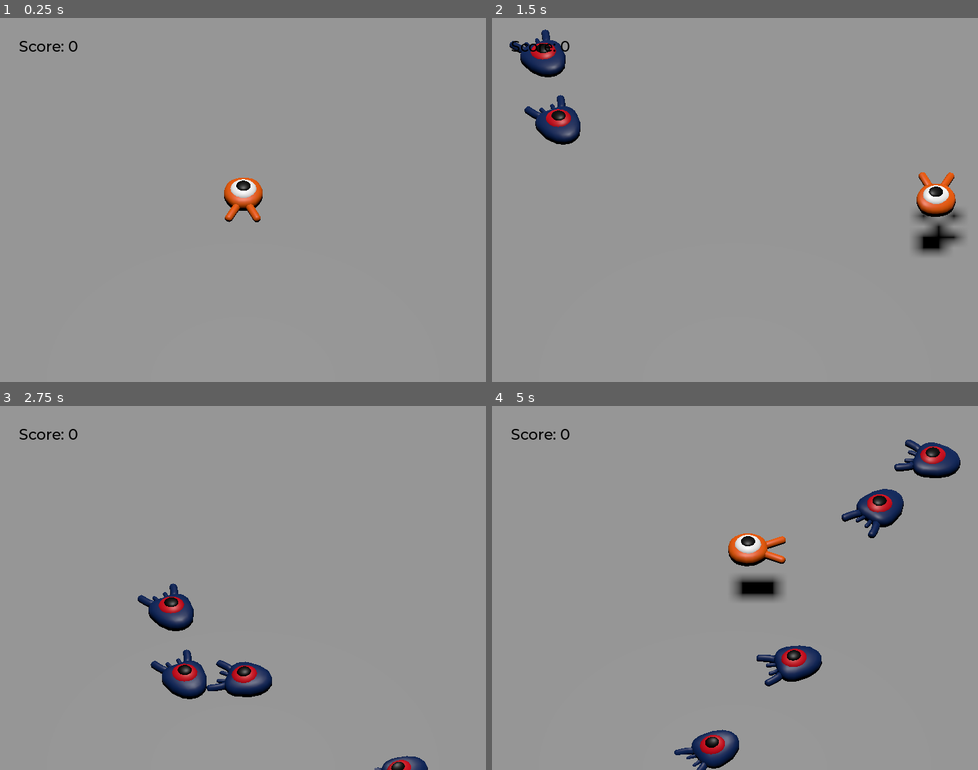
Above: before the commit, frames 1-4 (two rows, left to right).
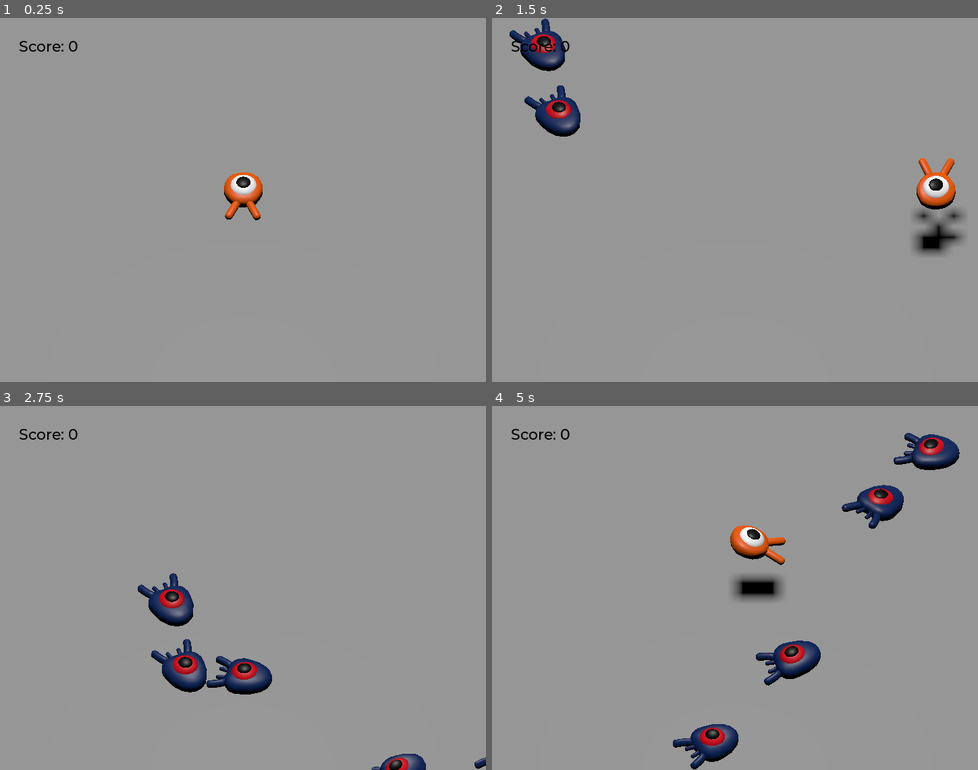
Above: after the commit, the same moments.

Repository: simonolander/godot-creeps
Game: Godot game, scene res://main.tscn
The game is run twice, just before and just after one commit, with the same random seed, the same clock (stepped at 60 frames per second) and the same inputs.
Inputs:
- Up to frame 1 (0.25 s): no input
- Up to frame 2 (1.5 s): tap Enter (ui_accept) at 0.5 s; hold Right (move_right) 0.53-1.28 s; hold Space (jump) 0.53-1.28 s; hold S (move_back) from 1.28 s (still down); tap Space (jump) at 1.35 s
- Up to frame 3 (2.75 s): tap Space (jump) at 1.52, 1.82 s; release S (move_back) at 2.03 s; hold Right (move_right) from 2.03 s (still down); hold Space (jump) from 2.03 s (still down)
- Up to frame 4 (5 s): release Right (move_right) at 2.78 s; release Space (jump) at 2.78 s; hold Up (move_forward) 2.78-3.53 s; tap Space (jump) at 2.85, 3.02, 3.32, 4.35, 4.52, 4.82 s; hold Space (jump) 3.53-4.28 s; hold Left (move_left) from 3.53 s (still down)

The runs differ from the first frame. In frame 1, 0.7% of the frame differs, in the area x 46-55%, y 42-57%; in frame 2, 2.9%; in frame 3, 3.0%; in frame 4, 4.8%, in the area x 37-97%, y 7-100%.

Commit message:
Add animations

Diff:
--- a/mob.gd
+++ b/mob.gd
@@ -14,6 +14,7 @@
 	rotate_y(randf_range(-PI/4, PI/4))
 	velocity = Vector3.FORWARD * speed
 	velocity = velocity.rotated(Vector3.UP, rotation.y)
+	$AnimationPlayer.speed_scale = 4 * speed / max_speed
 
 
 func _on_visible_on_screen_notifier_3d_screen_exited():
--- a/mob.tscn
+++ b/mob.tscn
@@ -1,10 +1,44 @@
-[gd_scene load_steps=4 format=3 uid="uid://b0oiryjxab2ga"]
+[gd_scene load_steps=6 format=3 uid="uid://b0oiryjxab2ga"]
 
 [ext_resource type="PackedScene" uid="uid://c0hahqpav7yt3" path="res://art/mob.glb" id="1_amxje"]
 [ext_resource type="Script" path="res://mob.gd" id="1_xuimp"]
 
 [sub_resource type="BoxShape3D" id="BoxShape3D_p82dk"]
 size = Vector3(1.63925, 0.9, 2.15623)
+
+[sub_resource type="Animation" id="Animation_r8750"]
+resource_name = "float"
+length = 1.2
+loop_mode = 1
+tracks/0/type = "value"
+tracks/0/imported = false
+tracks/0/enabled = true
+tracks/0/path = NodePath("Pivot/Character:position")
+tracks/0/interp = 1
+tracks/0/loop_wrap = true
+tracks/0/keys = {
+"times": PackedFloat32Array(0.2, 0.7, 1.2),
+"transitions": PackedFloat32Array(0.420448, 2.07053, 1),
+"update": 0,
+"values": [Vector3(0, 0, 0), Vector3(0, 0.65, 0), Vector3(0, 0.35, 0)]
+}
+tracks/1/type = "value"
+tracks/1/imported = false
+tracks/1/enabled = true
+tracks/1/path = NodePath("Pivot/Character:rotation")
+tracks/1/interp = 1
+tracks/1/loop_wrap = true
+tracks/1/keys = {
+"times": PackedFloat32Array(0.1, 0.5, 1.2),
+"transitions": PackedFloat32Array(0.420448, 0.450625, 1),
+"update": 0,
+"values": [Vector3(0, 0, 0), Vector3(0.139626, 0, 0), Vector3(-0.15708, 0, 0)]
+}
+
+[sub_resource type="AnimationLibrary" id="AnimationLibrary_g5db5"]
+_data = {
+"float": SubResource("Animation_r8750")
+}
 
 [node name="Mob" type="CharacterBody3D" groups=["mob"]]
 collision_layer = 2
@@ -14,6 +48,7 @@
 [node name="Pivot" type="Node3D" parent="."]
 
 [node name="Character" parent="Pivot" instance=ExtResource("1_amxje")]
+transform = Transform3D(1, 0, 0, 0, 0.987688, 0.156434, 0, -0.156434, 0.987688, 0, 0.35, 0)
 
 [node name="CollisionShape3D" type="CollisionShape3D" parent="."]
 transform = Transform3D(1, 0, 0, 0, 1, 0, 0, 0, 1, 0, 0.45, 0)
@@ -23,4 +58,10 @@
 transform = Transform3D(1, 0, 0, 0, 1, 0, 0, 0, 1, 0, 0.381347, 0.251618)
 aabb = AABB(-1.25578, -0.696989, -1.81269, 2.51156, 1.39398, 3.62539)
 
+[node name="AnimationPlayer" type="AnimationPlayer" parent="."]
+autoplay = "float"
+libraries = {
+"": SubResource("AnimationLibrary_g5db5")
+}
+
 [connection signal="screen_exited" from="VisibleOnScreenNotifier3D" to="." method="_on_visible_on_screen_notifier_3d_screen_exited"]
--- a/player.gd
+++ b/player.gd
@@ -24,8 +24,11 @@
 	if direction != Vector3.ZERO:
 		direction = direction.normalized()
 		$Pivot.look_at(position + direction, Vector3.UP)
+		$AnimationPlayer.speed_scale = 4
+	else:
+		$AnimationPlayer.speed_scale = 1
 
-	if Input.is_action_pressed("jump") and is_on_floor():
+	if is_on_floor() and Input.is_action_pressed("jump"):
 		target_velocity.y = jump_impulse
 
 	for index in range(get_slide_collision_count()):
@@ -42,8 +45,13 @@
 
 	if not is_on_floor():
 		target_velocity.y -= fall_acceleration * delta
+	elif target_velocity.y < 0:
+		target_velocity.y = min(target_velocity.y + fall_acceleration * delta * 2, 0)
 
 	velocity = target_velocity
+
+	$Pivot.rotation.x = PI/6 * velocity.y / jump_impulse
+
 	move_and_slide()
 
 
--- a/player.tscn
+++ b/player.tscn
@@ -12,10 +12,63 @@
 
 [sub_resource type="Animation" id="Animation_yut3n"]
 resource_name = "float"
+length = 1.2
 loop_mode = 1
+tracks/0/type = "value"
+tracks/0/imported = false
+tracks/0/enabled = true
+tracks/0/path = NodePath("Pivot/Character:position")
+tracks/0/interp = 1
+tracks/0/loop_wrap = true
+tracks/0/keys = {
+"times": PackedFloat32Array(0.2, 0.7, 1.2),
+"transitions": PackedFloat32Array(0.420448, 2.07053, 1),
+"update": 0,
+"values": [Vector3(0, 0, 0), Vector3(0, 0.65, 0), Vector3(0, 0.35, 0)]
+}
+tracks/1/type = "value"
+tracks/1/imported = false
+tracks/1/enabled = true
+tracks/1/path = NodePath("Pivot/Character:rotation")
+tracks/1/interp = 1
+tracks/1/loop_wrap = true
+tracks/1/keys = {
+"times": PackedFloat32Array(0.1, 0.5, 1.2),
+"transitions": PackedFloat32Array(0.420448, 0.450625, 1),
+"update": 0,
+"values": [Vector3(0, 0, 0), Vector3(0.139626, 0, 0), Vector3(-0.15708, 0, 0)]
+}
+
+[sub_resource type="Animation" id="Animation_021hf"]
+length = 0.001
+tracks/0/type = "value"
+tracks/0/imported = false
+tracks/0/enabled = true
+tracks/0/path = NodePath("Pivot/Character:position")
+tracks/0/interp = 1
+tracks/0/loop_wrap = true
+tracks/0/keys = {
+"times": PackedFloat32Array(0),
+"transitions": PackedFloat32Array(1),
+"update": 0,
+"values": [Vector3(0, 0, 0)]
+}
+tracks/1/type = "value"
+tracks/1/imported = false
+tracks/1/enabled = true
+tracks/1/path = NodePath("Pivot/Character:rotation")
+tracks/1/interp = 1
+tracks/1/loop_wrap = true
+tracks/1/keys = {
+"times": PackedFloat32Array(0),
+"transitions": PackedFloat32Array(1),
+"update": 0,
+"values": [Vector3(0, 0, 0)]
+}
 
 [sub_resource type="AnimationLibrary" id="AnimationLibrary_x7h7h"]
 _data = {
+"RESET": SubResource("Animation_021hf"),
 "float": SubResource("Animation_yut3n")
 }
 
@@ -24,6 +77,7 @@
 script = ExtResource("1_iolbb")
 
 [node name="Pivot" type="Node3D" parent="."]
+transform = Transform3D(1, 0, 0, 0, 1, 0, 0, 0, 1, 0, 0.175568, 0)
 
 [node name="Character" parent="Pivot" instance=ExtResource("1_8vck3")]
 
Not shown: 1 places in player.tscn that only renumber resources
